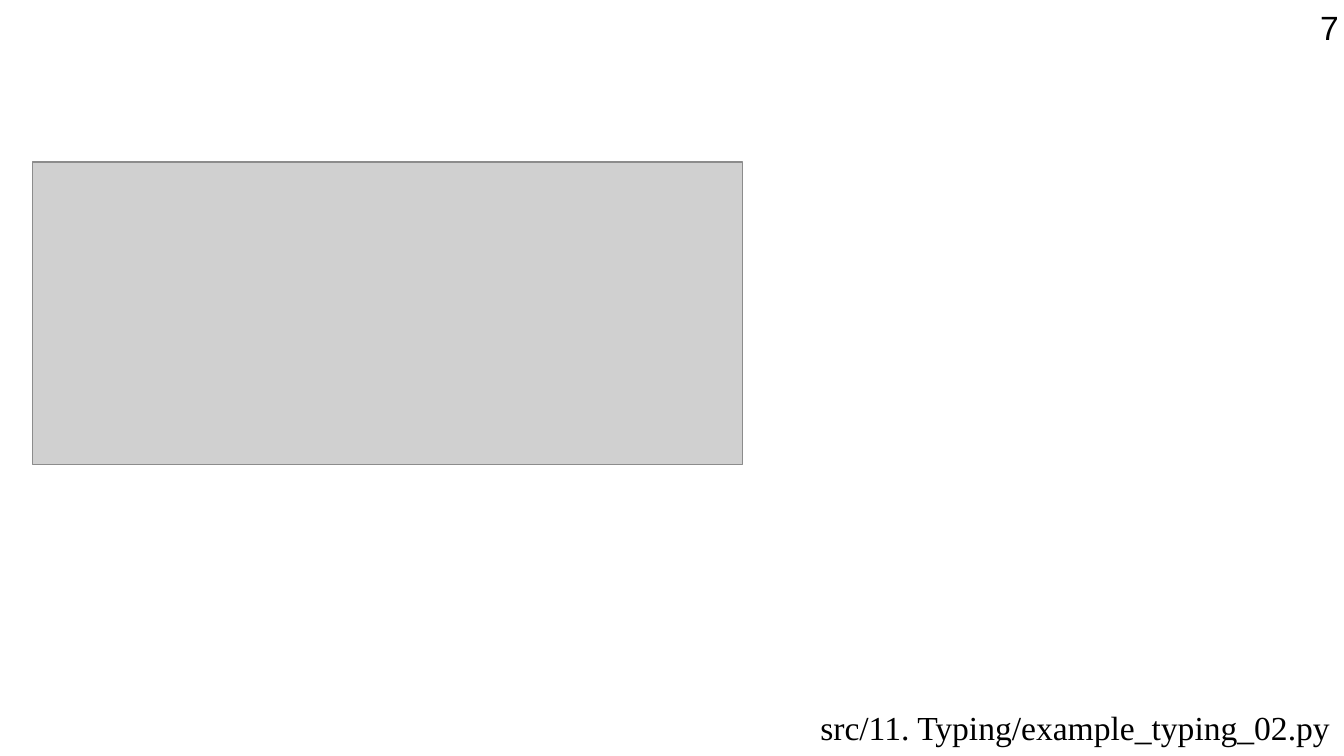
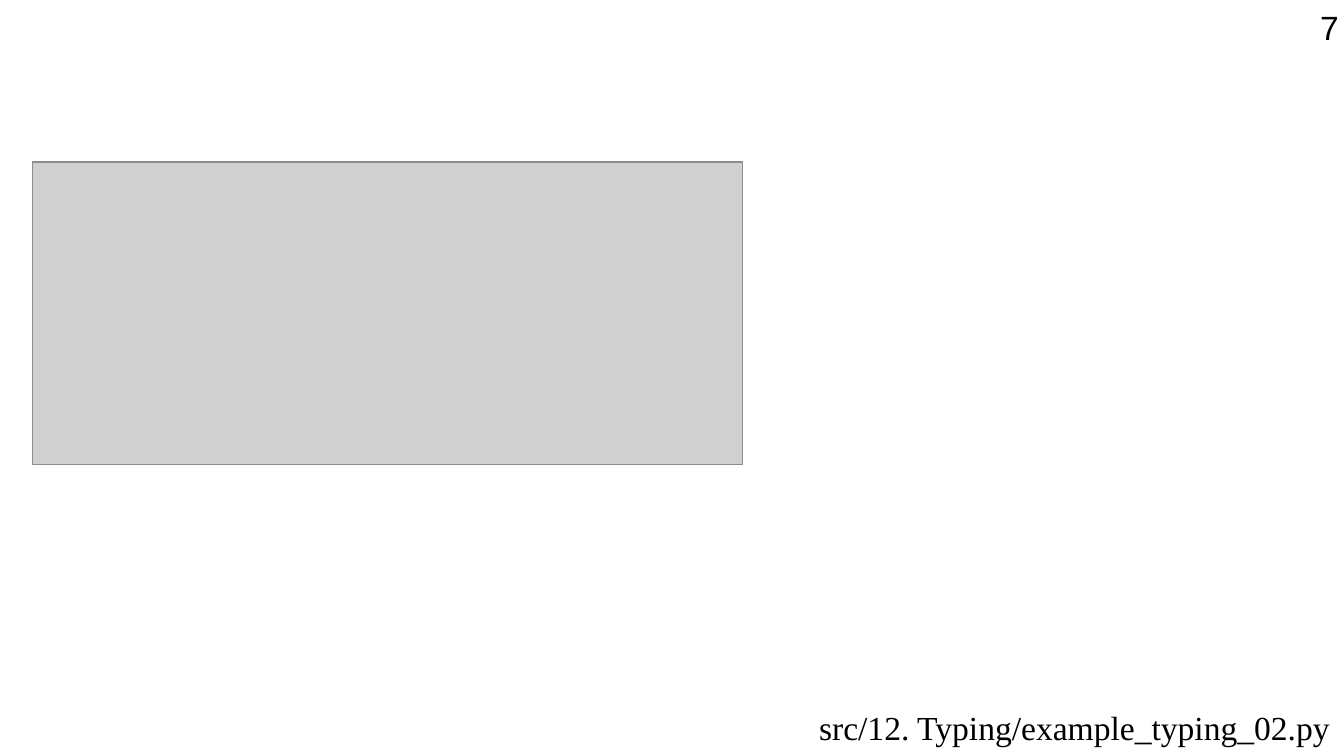
Before and after one commit to Jenyay/python-lectures, a slide deck: slide 7 of presentations/12. Typing.odp. Drawn at 1344x756 pixels with LibreOffice and Linux fonts; fonts in the diff are those of the drawing; grey boxes stand for pictures. Boxes give left, top, right and bottom in pixels: in the first picture for what was removed or moved away, otherwise in the second. Text is boxed around its words. In the diff, an @@ line names an element or a change of style, - is before the commit and + after.

```diff
--- a/presentations/12. Typing.odp
+++ b/presentations/12. Typing.odp
@@ text at box(819, 716, 1330, 747): text changed @@
-src/11. Typing/example_typing_02.py
+src/12. Typing/example_typing_02.py
```
Also in this commit, not shown: 9 other slides changed, 1 other file.
